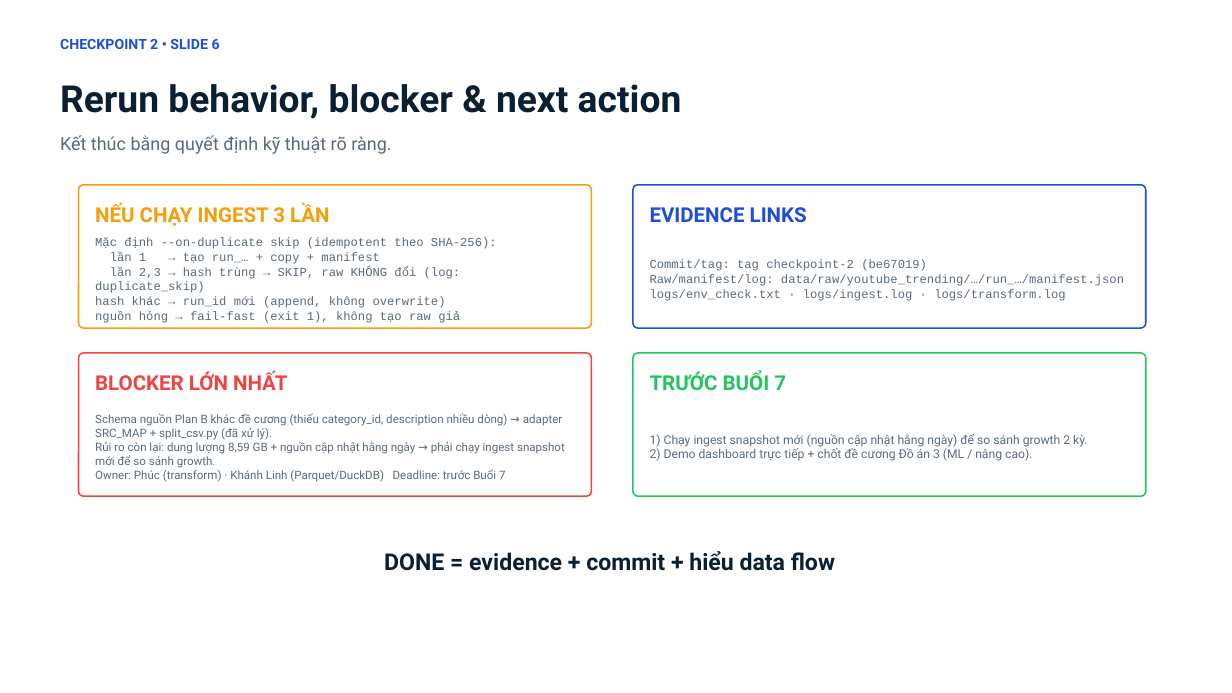
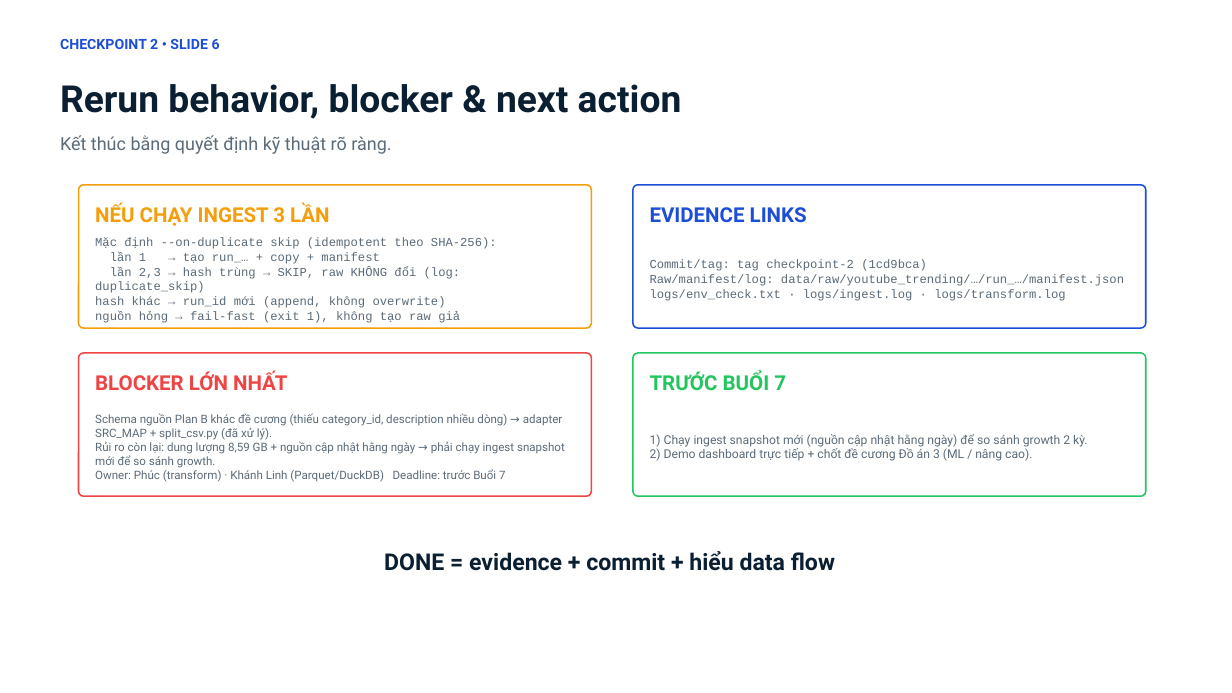
Before and after one commit to kichirou244/bigdata-project, a slide deck: slide 6 of docs/Checkpoint2_Report_YouTube_Trending.pptx. Drawn at 1232x693 pixels with LibreOffice and Linux fonts; fonts in the diff are those of the drawing. Boxes give left, top, right and bottom in pixels: in the first picture for what was removed or moved away, otherwise in the second. Text is boxed around its words. In the diff, an @@ line names an element or a change of style, - is before the commit and + after.

Commit message:
docs(checkpoint-2): dong bo commit hash cua tag checkpoint-2 trong noi dung 6 slide

```diff
--- a/docs/Checkpoint2_Report_YouTube_Trending.pptx
+++ b/docs/Checkpoint2_Report_YouTube_Trending.pptx
@@ text at <box>650,260,927,271</box>: text changed @@
-Commit/tag: tag checkpoint-2 (be67019)
+Commit/tag: tag checkpoint-2 (1cd9bca)
```
Also in this commit, not shown: 1 other slide changed, 2 other files.
